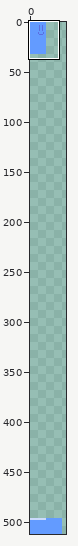
A pixel-art file gets an edit: assets/images/Entities.aseprite. The picture above shows the old version from afar; the outline marks the close-up.
Close-up. First the earlier version:
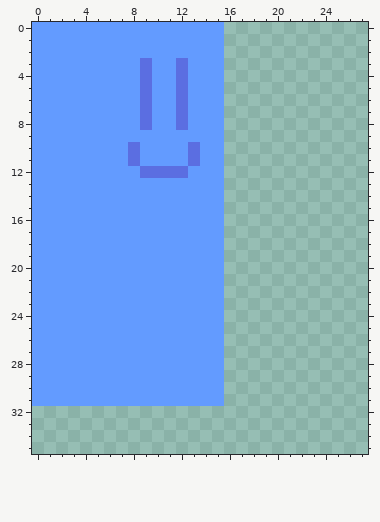
512x512 pixels, 1 frame. Shown: x 0..27, y 0..35. The wide view leaves out empty margins.
Once edited:
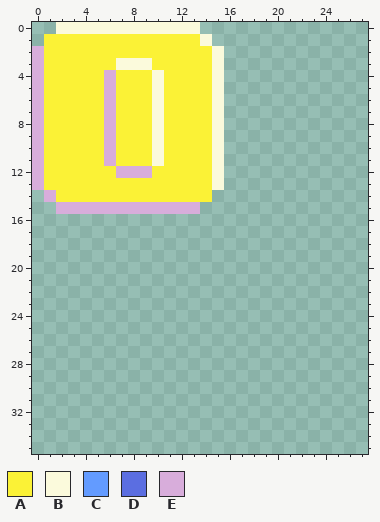
Palette (. is transparent): A #fbf236  B #fbfadc  C #639bff  D #5b6ee1  E #d8addb
Edits made:
Colour A replaces colour C in row 1 at x 1 to 13; in row 2 at x 1 to 14; in row 3 at x 1 to 6, 10 to 11 and 13 to 14; in rows 4 to 8 at x 1 to 5, 7 to 8, 11 and 13 to 14; in row 9 at x 1 to 5, 7 to 9 and 11 to 14; in rows 10 to 11 at x 1 to 5, 7, 9, 11 to 12 and 14.
Colour A replaces colour C in row 12 at x 1 to 6 and 13 to 14; in row 13 at x 1 to 14; in row 14 at x 2 to 14.
Colour A replaces colour D in row 3 at x 12; in rows 4 to 8 at x 9 and 12; in rows 10 to 11 at x 8 and 13; in row 12 at x 10 to 12.
Colour B replaces colour C in row 0 at x 2 to 13; in row 1 at x 14; in row 2 at x 15; in row 3 at x 7 to 8 and 15; in rows 4 to 11 at x 10 and 15; in rows 12 to 13 at x 15.
Colour B replaces colour D in row 3 at x 9.
Colour E replaces colour C in rows 2 to 3 at x 0; in rows 4 to 11 at x 0 and 6; in row 12 at x 0 and 7 to 8; in row 13 at x 0; in row 14 at x 1; in row 15 at x 2 to 13.
Colour E replaces colour D in row 12 at x 9.
The edit erases colour C in row 0 at x 0 to 1 and 14 to 15; in row 1 at x 0 and 15; in row 14 at x 0 and 15; in row 15 at x 0 to 1 and 14 to 15; in rows 16 to 31 at x 0 to 15.
